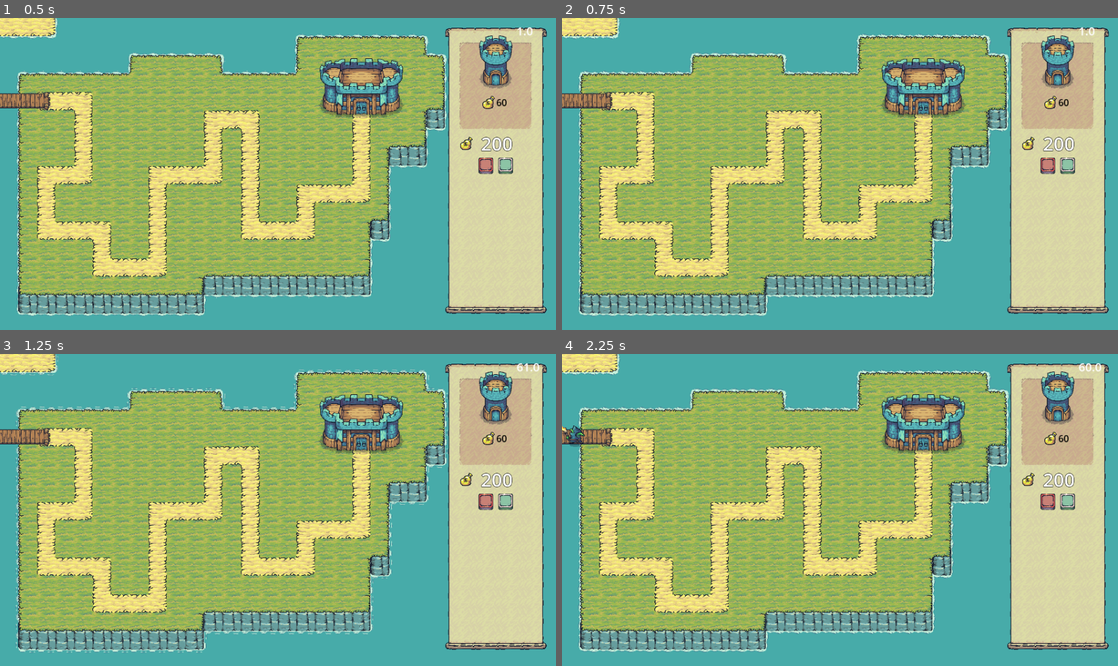
Above: before the commit, frames 1-4 (two rows, left to right).
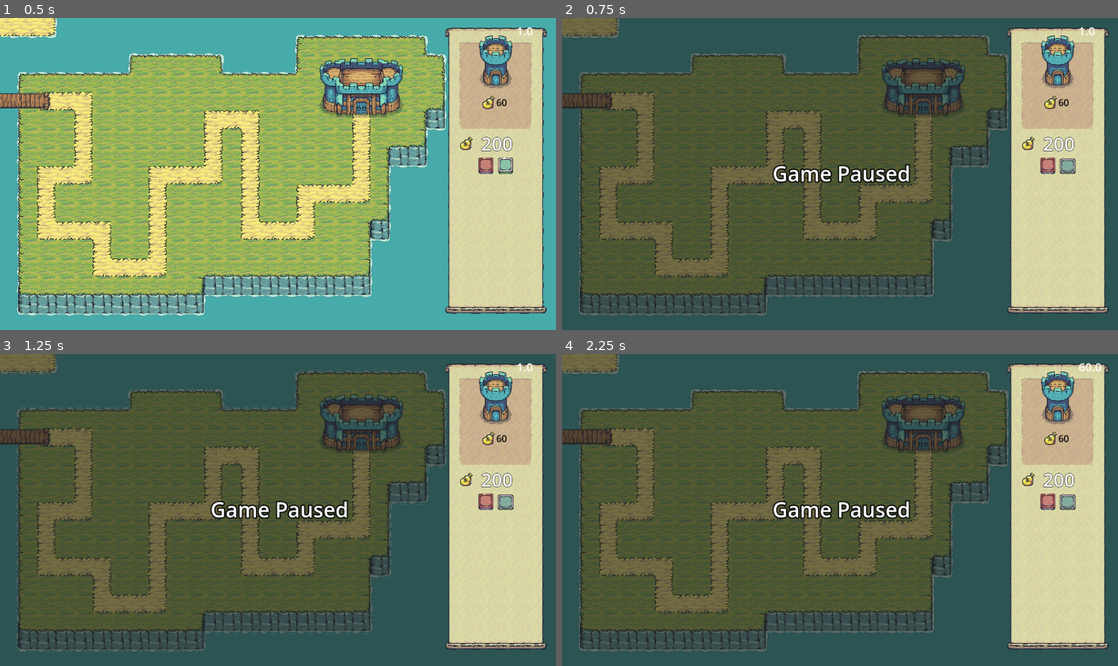
Above: after the commit, the same moments.

Repository: NicoWired/towersmith
Game: Godot game, scene res://source/game/Game.tscn
Same seed, same stepped clock (60 frames per second), same inputs: the game is played once before the commit and once after it.
Inputs (mouse positions are in pixels of both pictures, inside the frame that each line leads up to):
- Up to frame 1 (0.5 s): no input
- Up to frame 2 (0.75 s): click (1067, 167) at 0.52 s
- Up to frame 3 (1.25 s): no input
- Up to frame 4 (2.25 s): click (1067, 503) at 1.27 s; click (1067, 503) at 2.02 s

Frame 1 is identical in both runs. In frame 2, 84% of the frame differs, in the area x 0-100%, y 0-100%; in frame 3, 84%; in frame 4, 84%.

Commit message:
improve wave management

Diff:
--- a/project.godot
+++ b/project.godot
@@ -25,6 +25,7 @@
 window/size/viewport_width=1920
 window/size/viewport_height=1080
 window/stretch/mode="canvas_items"
+mouse_cursor/custom_image="uid://b76t4feljxtu1"
 
 [file_customization]
 
--- /dev/null
+++ b/source/GUI/game_over/game_over.gd
@@ -0,0 +1,27 @@
+class_name GameOver
+extends Control
+
+signal new_game_requested
+signal end_game_requested
+
+const RIBBON_BLUE_3_SLIDES = preload("res://source/themes/ribbon_blue_3slides.tres")
+const RIBBON_RED_3_SLIDES = preload("res://source/themes/ribbon_red_3slides.tres")
+
+@onready var decline_button: TextureButton = %DeclineButton
+@onready var accept_button: TextureButton = %AcceptButton
+@onready var title_label: Label = %TitleLabel
+@onready var title_panel: PanelContainer = %TitlePanel
+
+
+func _ready() -> void:
+	set_victory()
+	decline_button.pressed.connect(func(): end_game_requested.emit())
+	accept_button.pressed.connect(func(): new_game_requested.emit())
+
+func set_game_over() -> void:
+	title_label.text = "GAME OVER"
+	title_panel.add_theme_stylebox_override("panel", RIBBON_RED_3_SLIDES)
+
+func set_victory() -> void:
+	title_label.text = "VICTORY"
+	title_panel.add_theme_stylebox_override("panel", RIBBON_BLUE_3_SLIDES)
--- /dev/null
+++ b/source/GUI/game_over/game_over.tscn
@@ -0,0 +1,88 @@
+[gd_scene load_steps=8 format=3 uid="uid://bi0lmgp8lrbfh"]
+
+[ext_resource type="StyleBox" uid="uid://b1q0w0d2ul4lb" path="res://source/themes/normal_paper_background_pannel.tres" id="1_5ipev"]
+[ext_resource type="Script" uid="uid://dg6rb6parfa0i" path="res://source/GUI/game_over/game_over.gd" id="1_r6o3y"]
+[ext_resource type="Texture2D" uid="uid://bi7etd6irleh" path="res://assets/tiny_swords/UI/Buttons/Button_Red.png" id="2_ayv2q"]
+[ext_resource type="Texture2D" uid="uid://bjk48lf5arobw" path="res://assets/tiny_swords/UI/Buttons/Button_Red_Pressed.png" id="3_r6o3y"]
+[ext_resource type="Texture2D" uid="uid://dsd0k05ocokga" path="res://assets/tiny_swords/UI/Buttons/Button_Blue.png" id="5_r6o3y"]
+[ext_resource type="StyleBox" uid="uid://b0twvjuo5poxb" path="res://source/themes/ribbon_blue_3slides.tres" id="6_ayv2q"]
+[ext_resource type="Texture2D" uid="uid://btc0svpw4pljn" path="res://assets/tiny_swords/UI/Buttons/Button_Blue_Pressed.png" id="6_eu24g"]
+
+[node name="GameOver" type="Control"]
+process_mode = 3
+layout_mode = 3
+anchors_preset = 15
+anchor_right = 1.0
+anchor_bottom = 1.0
+grow_horizontal = 2
+grow_vertical = 2
+size_flags_horizontal = 4
+script = ExtResource("1_r6o3y")
+metadata/_edit_lock_ = true
+
+[node name="MarginContainer" type="MarginContainer" parent="."]
+layout_mode = 2
+offset_left = 100.0
+offset_right = 420.0
+offset_bottom = 291.444
+theme_override_constants/margin_top = 84
+
+[node name="PanelContainer" type="PanelContainer" parent="MarginContainer"]
+custom_minimum_size = Vector2(320, 0)
+layout_mode = 2
+theme_override_styles/panel = ExtResource("1_5ipev")
+
+[node name="MarginContainer" type="MarginContainer" parent="MarginContainer/PanelContainer"]
+layout_mode = 2
+theme_override_constants/margin_left = 8
+theme_override_constants/margin_top = 8
+theme_override_constants/margin_right = 8
+theme_override_constants/margin_bottom = 8
+
+[node name="VBoxContainer" type="VBoxContainer" parent="MarginContainer/PanelContainer/MarginContainer"]
+layout_mode = 2
+
+[node name="Label" type="Label" parent="MarginContainer/PanelContainer/MarginContainer/VBoxContainer"]
+layout_mode = 2
+theme_override_constants/outline_size = 6
+theme_override_font_sizes/font_size = 48
+text = "Play again?"
+
+[node name="HBoxContainer" type="HBoxContainer" parent="MarginContainer/PanelContainer/MarginContainer/VBoxContainer"]
+layout_mode = 2
+alignment = 1
+
+[node name="DeclineButton" type="TextureButton" parent="MarginContainer/PanelContainer/MarginContainer/VBoxContainer/HBoxContainer"]
+unique_name_in_owner = true
+layout_mode = 2
+texture_normal = ExtResource("2_ayv2q")
+texture_pressed = ExtResource("3_r6o3y")
+
+[node name="AcceptButton" type="TextureButton" parent="MarginContainer/PanelContainer/MarginContainer/VBoxContainer/HBoxContainer"]
+unique_name_in_owner = true
+layout_mode = 2
+texture_normal = ExtResource("5_r6o3y")
+texture_pressed = ExtResource("6_eu24g")
+
+[node name="TitlePanel" type="PanelContainer" parent="."]
+unique_name_in_owner = true
+custom_minimum_size = Vector2(520, 0)
+layout_mode = 2
+offset_right = 516.0
+offset_bottom = 122.0
+theme_override_styles/panel = ExtResource("6_ayv2q")
+
+[node name="MarginContainer" type="MarginContainer" parent="TitlePanel"]
+layout_mode = 2
+theme_override_constants/margin_left = 4
+theme_override_constants/margin_top = 4
+theme_override_constants/margin_right = 4
+theme_override_constants/margin_bottom = 4
+
+[node name="TitleLabel" type="Label" parent="TitlePanel/MarginContainer"]
+unique_name_in_owner = true
+layout_mode = 2
+size_flags_horizontal = 4
+theme_override_constants/outline_size = 8
+theme_override_font_sizes/font_size = 72
+text = "GAME OVER"
--- a/source/GUI/side_menu/SideMenu.tscn
+++ b/source/GUI/side_menu/SideMenu.tscn
@@ -78,8 +78,10 @@
 texture_normal = ExtResource("5_tsujs")
 texture_pressed = ExtResource("6_wb8d3")
 
-[node name="PlayButton" type="TextureButton" parent="MarginContainer/VBoxContainer/ControlsContainer"]
+[node name="PauseButton" type="TextureButton" parent="MarginContainer/VBoxContainer/ControlsContainer"]
 unique_name_in_owner = true
+process_mode = 3
 layout_mode = 2
+toggle_mode = true
 texture_normal = ExtResource("7_jjh12")
 texture_pressed = ExtResource("8_btwoq")
--- a/source/GUI/side_menu/side_menu.gd
+++ b/source/GUI/side_menu/side_menu.gd
@@ -1,16 +1,22 @@
 class_name SideMenu
 extends PanelContainer
 
+signal pause_requested
 
 @onready var gold_label: Label = %GoldLabel
 @onready var mute_button: TextureButton = %MuteButton
+@onready var pause_button: TextureButton = %PauseButton
 
 func _ready() -> void:
 	mute_button.toggled.connect(on_mute_button_toggled)
+	pause_button.toggled.connect(on_pause_button_toggled)
 
 func on_mute_button_toggled(toggled: bool) -> void:
 	for child in get_tree().get_nodes_in_group("sound"):
 		child.stream_paused = toggled
+
+func on_pause_button_toggled(toggled: bool) -> void:
+	pause_requested.emit(toggled)
 
 func set_gold_label(gold: int) -> void:
 	var gold_text: String
--- a/source/buildings/castle/castle.gd
+++ b/source/buildings/castle/castle.gd
@@ -1,12 +1,14 @@
 class_name Castle
 extends Node2D
+
+signal castle_destroyed
 
 var health: float = 200.0
 var initial_health = health
 @onready var hitbox: Area2D = $Hitbox
 @onready var hitbox_shape: CollisionShape2D = $Hitbox/HitboxShape
 @onready var castle_sprite: Sprite2D = $CastleSprite
-@onready var castle_destroyed: Sprite2D = $CastleDestroyed
+@onready var castle_destroyed_sprite: Sprite2D = $CastleDestroyed
 @onready var fire: AnimatedSprite2D = $CastleSprite/Fire
 @onready var fire_2: AnimatedSprite2D = $CastleSprite/Fire2
 @onready var fire_3: AnimatedSprite2D = $CastleSprite/Fire3
@@ -35,6 +37,6 @@
 	if health/initial_health <= 0.25:
 		fire_3.visible = true
 	if health <= 0:
-		print("game over")
 		castle_sprite.visible = false
-		castle_destroyed.visible = true
+		castle_destroyed_sprite.visible = true
+		castle_destroyed.emit()
--- /dev/null
+++ b/source/data/enemy_waves.gd
@@ -0,0 +1,48 @@
+class_name EnemyWaves
+extends Resource
+
+var enemy_wave_1: Dictionary[int,Variant] = {
+	1 : BlueGoblin
+	,2 : BlueGoblin
+	,3 : YellowGoblin
+	,4 : BlueGoblin
+	,5 : YellowGoblin
+	,6 : BlueGoblin
+	,7 : BlueGoblin
+	,8 : YellowGoblin
+	,9 : YellowGoblin
+	,10 : RedGoblin
+	,11 : YellowGoblin
+	,12 : YellowGoblin
+	,13 : BlueGoblin
+	,14 : RedGoblin
+	,15 : YellowGoblin
+	,16 : BlueGoblin
+	,17 : RedGoblin
+	,18 : YellowGoblin
+	,19 : YellowGoblin
+	,20 : RedGoblin
+}
+var enemy_wave_2: Dictionary[int,Variant] = {
+	1 : YellowGoblin
+	,2 : BlueGoblin
+	,3 : YellowGoblin
+	,4 : BlueGoblin
+	,5 : RedGoblin
+	,6 : BlueGoblin
+	,7 : YellowGoblin
+	,8 : RedGoblin
+	,9 : YellowGoblin
+	,10 : RedGoblin
+	,11 : RedGoblin
+	,12 : YellowGoblin
+	,13 : BlueGoblin
+	,14 : RedGoblin
+	,15 : YellowGoblin
+	,16 : YellowGoblin
+	,17 : RedGoblin
+	,18 : RedGoblin
+	,19 : YellowGoblin
+	,20 : RedGoblin
+}
+var enemy_waves: Array[Dictionary] = [enemy_wave_1, enemy_wave_2]
--- a/source/enemies/enemy.gd
+++ b/source/enemies/enemy.gd
@@ -1,5 +1,7 @@
 class_name Enemy
 extends PathFollow2D
+
+signal died
 
 # stats
 var speed: float
@@ -58,5 +60,5 @@
 	health -= damage_taken
 	if health <= 0:
 		Economy.current_gold += bounty
-		Economy.gold_changed.emit()
+		died.emit()
 		queue_free()
--- /dev/null
+++ b/source/enemies/wave_manager.gd
@@ -0,0 +1,49 @@
+class_name WaveManager
+extends Node
+
+signal no_more_waves
+
+var enemy_waves: Array[Dictionary] = EnemyWaves.new().enemy_waves
+var enemy_path: Path2D
+var initialized: bool = false
+var spawn_cd: Timer = Timer.new()
+var current_second: int
+var current_wave: int
+var waves_over: bool
+var enemies_killed: int
+@onready var base_enemy: Enemy = preload("res://source/enemies/enemy.tscn").instantiate()
+
+func _ready() -> void:
+	add_child(spawn_cd)
+	assert(initialized, "Please run initialize() before adding WaveManager to the scene tree")
+
+func initialize(input_path: Path2D) -> void:
+	spawn_cd.autostart = false
+	spawn_cd.one_shot = false
+	spawn_cd.wait_time = 1
+	spawn_cd.timeout.connect(spawn_enemy)
+	current_second = 0
+	current_wave = 0
+	enemies_killed = 0
+	enemy_path = input_path
+	waves_over = false
+	initialized = true
+
+func spawn_enemy() -> void:
+	if not waves_over:
+		current_second += 1
+		if current_second in enemy_waves[current_wave].keys():
+			var enemy: Enemy = base_enemy.duplicate()
+			enemy.died.connect(on_enemy_died)
+			enemy.initialize(enemy_waves[current_wave][current_second])
+			enemy_path.add_child(enemy)
+		if current_second >= enemy_waves[current_wave].keys().max():
+			current_wave += 1
+			current_second = 0
+			if current_wave >= enemy_waves.size():
+				waves_over = true
+				no_more_waves.emit()
+				spawn_cd.stop()
+
+func on_enemy_died() -> void:
+	pass
--- a/source/levels/level1/Level1.tscn
+++ b/source/levels/level1/Level1.tscn
@@ -9,6 +9,7 @@
 [ext_resource type="StyleBox" uid="uid://b1q0w0d2ul4lb" path="res://source/themes/normal_paper_background_pannel.tres" id="7_0vf1f"]
 [ext_resource type="PackedScene" uid="uid://cqom6kxl3fsjd" path="res://source/GUI/upgrade_window/upgrade_window.tscn" id="7_cn2cc"]
 [ext_resource type="AudioStream" uid="uid://bgpugtmyvq35d" path="res://assets/music/Loop_Market_Day.mp3" id="9_kf0gc"]
+[ext_resource type="PackedScene" uid="uid://bi0lmgp8lrbfh" path="res://source/GUI/game_over/game_over.tscn" id="10_vmlou"]
 
 [sub_resource type="Curve2D" id="Curve2D_h4l07"]
 _data = {
@@ -20,6 +21,7 @@
 script = ExtResource("1_27su2")
 
 [node name="Layers" type="Node2D" parent="."]
+metadata/_edit_lock_ = true
 
 [node name="Water" type="TileMapLayer" parent="Layers"]
 tile_map_data = PackedByteArray("AAAiABMAAgAAAAAAAAAiABIAAgAAAAAAAAAiABEAAgAAAAAAAAAiABAAAgAAAAAAAAAiAA8AAgAAAAAAAAAiAA …(12944 unchanged characters)…
@@ -54,8 +56,6 @@
 
 [node name="Castle" parent="." instance=ExtResource("3_ho887")]
 position = Vector2(1248, 223)
-
-[node name="EnemySpawnCD" type="Timer" parent="."]
 
 [node name="DropControl" type="Control" parent="."]
 layout_mode = 3
@@ -121,3 +121,17 @@
 offset_right = 1887.63
 offset_bottom = 1023.0
 theme_override_styles/panel = ExtResource("7_0vf1f")
+
+[node name="GameOver" parent="." instance=ExtResource("10_vmlou")]
+visible = false
+z_index = 2100
+anchors_preset = 8
+anchor_left = 0.5
+anchor_top = 0.5
+anchor_right = 0.5
+anchor_bottom = 0.5
+offset_left = 684.0
+offset_top = 410.0
+offset_right = 684.0
+offset_bottom = 410.0
+size_flags_vertical = 4
--- a/source/levels/level1/level1.gd
+++ b/source/levels/level1/level1.gd
@@ -1,60 +1,25 @@
 class_name level1
 extends Node2D
 
-var current_second: int = 0
-var enemy_wave_1: Dictionary[int,Variant] = {
-	1 : BlueGoblin
-	,2 : BlueGoblin
-	,3 : YellowGoblin
-	,4 : BlueGoblin
-	,5 : YellowGoblin
-	,6 : BlueGoblin
-	,7 : BlueGoblin
-	,8 : YellowGoblin
-	,9 : YellowGoblin
-	,10 : RedGoblin
-	,11 : YellowGoblin
-	,12 : YellowGoblin
-	,13 : BlueGoblin
-	,14 : RedGoblin
-	,15 : YellowGoblin
-	,16 : BlueGoblin
-	,17 : RedGoblin
-	,18 : YellowGoblin
-	,19 : YellowGoblin
-	,20 : RedGoblin
+enum game_states {
+	INITIAL,
+	RUNNING,
+	PAUSED,
+	OVER
 }
-var enemy_wave_2: Dictionary[int,Variant] = {
-	1 : YellowGoblin
-	,2 : BlueGoblin
-	,3 : YellowGoblin
-	,4 : BlueGoblin
-	,5 : RedGoblin
-	,6 : BlueGoblin
-	,7 : YellowGoblin
-	,8 : RedGoblin
-	,9 : YellowGoblin
-	,10 : RedGoblin
-	,11 : RedGoblin
-	,12 : YellowGoblin
-	,13 : BlueGoblin
-	,14 : RedGoblin
-	,15 : YellowGoblin
-	,16 : YellowGoblin
-	,17 : RedGoblin
-	,18 : RedGoblin
-	,19 : YellowGoblin
-	,20 : RedGoblin
-}
-var enemy_waves: Array[Dictionary] = [enemy_wave_1, enemy_wave_2]
+
 var current_wave: int = 0
+var game_state: int = game_states.INITIAL
+var wave_manager: WaveManager = WaveManager.new()
 
 @onready var enemy_path: Path2D = $EnemyPath
-@onready var enemy_spawn_cd: Timer = $EnemySpawnCD
 @onready var upgrade_window: Control = $UpgradeWindow
 @onready var drop_control: DropControl = $DropControl
 @onready var side_menu: SideMenu = $SideMenu
 @onready var bgm: AudioStreamPlayer = $BGM
+@onready var pause_screen: Panel = $PauseScreen
+@onready var game_over: GameOver = $GameOver
+@onready var castle: Castle = $Castle
 
 
 
@@ -66,16 +31,16 @@
 	drop_control.get_occupied_areas()
 
 	# spawn enemies
-	enemy_spawn_cd.autostart = true
-	enemy_spawn_cd.one_shot = false
-	enemy_spawn_cd.wait_time = 1
-	enemy_spawn_cd.timeout.connect(on_enemy_spawn_cd_timeout)
-	enemy_spawn_cd.start()
+	wave_manager.initialize(enemy_path)
+	add_child(wave_manager)
+	wave_manager.spawn_cd.start()
 
 	# connect signals
 	Economy.gold_changed.connect(on_gold_changed)
 	drop_control.building_placed.connect(on_building_placed)
 	upgrade_window.visibility_changed.connect(on_upgrade_window_visibility_changed)
+	side_menu.pause_requested.connect(on_pause_requested)
+	castle.castle_destroyed.connect(on_castle_destroyed)
 
 	# update GUI
 	upgrade_window.visible = false
@@ -83,19 +48,11 @@
 
 	# play music
 	#bgm.play()
+	#side_menu.mute_button.button_pressed = true
 
+	# start game
+	game_state = game_states.RUNNING
 
-func on_enemy_spawn_cd_timeout() -> void:
-	current_second += 1
-	if current_second in enemy_waves[current_wave].keys():
-		var enemy: Enemy = preload("res://source/enemies/enemy.tscn").instantiate()
-		enemy.initialize(enemy_waves[current_wave][current_second])
-		enemy_path.add_child(enemy)
-	if current_second >= enemy_waves[current_wave].keys().max():
-		current_wave += 1
-		current_second = 0
-		if current_wave >= enemy_waves.size():
-			enemy_spawn_cd.stop()
 
 func on_gold_changed() -> void:
 	side_menu.set_gold_label(Economy.current_gold)
@@ -109,3 +66,23 @@
 
 func on_upgrade_window_visibility_changed() -> void:
 	get_tree().paused = upgrade_window.visible
+	side_menu.pause_button.disabled = upgrade_window.visible
+	if upgrade_window.visible:
+		game_state = game_states.PAUSED
+	else:
+		game_state = game_states.RUNNING
+
+func on_pause_requested(toggled: bool) -> void:
+	if toggled:
+		game_state = game_states.PAUSED
+	else:
+		game_state = game_states.RUNNING
+	pause_screen.visible = toggled
+	get_tree().paused = toggled
+
+func on_castle_destroyed() -> void:
+	side_menu.pause_button.disabled = true
+	game_state = game_states.OVER
+	get_tree().paused = true
+	game_over.set_game_over()
+	game_over.visible = true
--- /dev/null
+++ b/source/themes/ribbon_blue_3slides.tres
@@ -0,0 +1,15 @@
+[gd_resource type="StyleBoxTexture" load_steps=3 format=3 uid="uid://b0twvjuo5poxb"]
+
+[ext_resource type="Texture2D" uid="uid://bflre71vcwd0u" path="res://assets/tiny_swords/UI/Ribbons/Ribbon_Blue_3Slides.png" id="1_a4dje"]
+
+[sub_resource type="AtlasTexture" id="AtlasTexture_oo50j"]
+atlas = ExtResource("1_a4dje")
+region = Rect2(3, 0, 186, 61)
+
+[resource]
+texture = SubResource("AtlasTexture_oo50j")
+texture_margin_left = 61.0
+texture_margin_top = 7.0
+texture_margin_right = 60.0
+texture_margin_bottom = 19.0
+region_rect = Rect2(0, 0, 186, 61)
--- /dev/null
+++ b/source/themes/ribbon_red_3slides.tres
@@ -0,0 +1,16 @@
+[gd_resource type="StyleBoxTexture" load_steps=3 format=3 uid="uid://byqosr57ly2c0"]
+
+[ext_resource type="Texture2D" uid="uid://csk3mxegdgkeg" path="res://assets/tiny_swords/UI/Ribbons/Ribbon_Red_3Slides.png" id="1_w5jl6"]
+
+[sub_resource type="AtlasTexture" id="AtlasTexture_78ds1"]
+atlas = ExtResource("1_w5jl6")
+region = Rect2(3, 0, 186, 61)
+
+[resource]
+texture = SubResource("AtlasTexture_78ds1")
+texture_margin_left = 62.0
+texture_margin_top = 10.0
+texture_margin_right = 60.0
+texture_margin_bottom = 21.0
+axis_stretch_horizontal = 2
+region_rect = Rect2(0, 0, 186, 61)
Binary file added: assets/tiny_swords/UI/Pointers/01_cropped.png
Not shown: 1 places in source/levels/level1/Level1.tscn that only renumber resources
